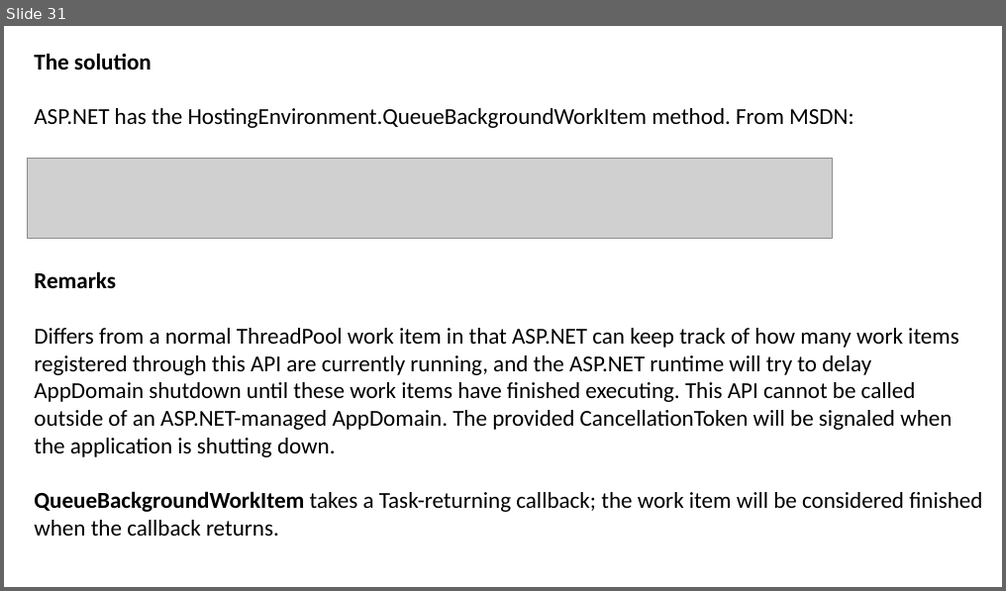
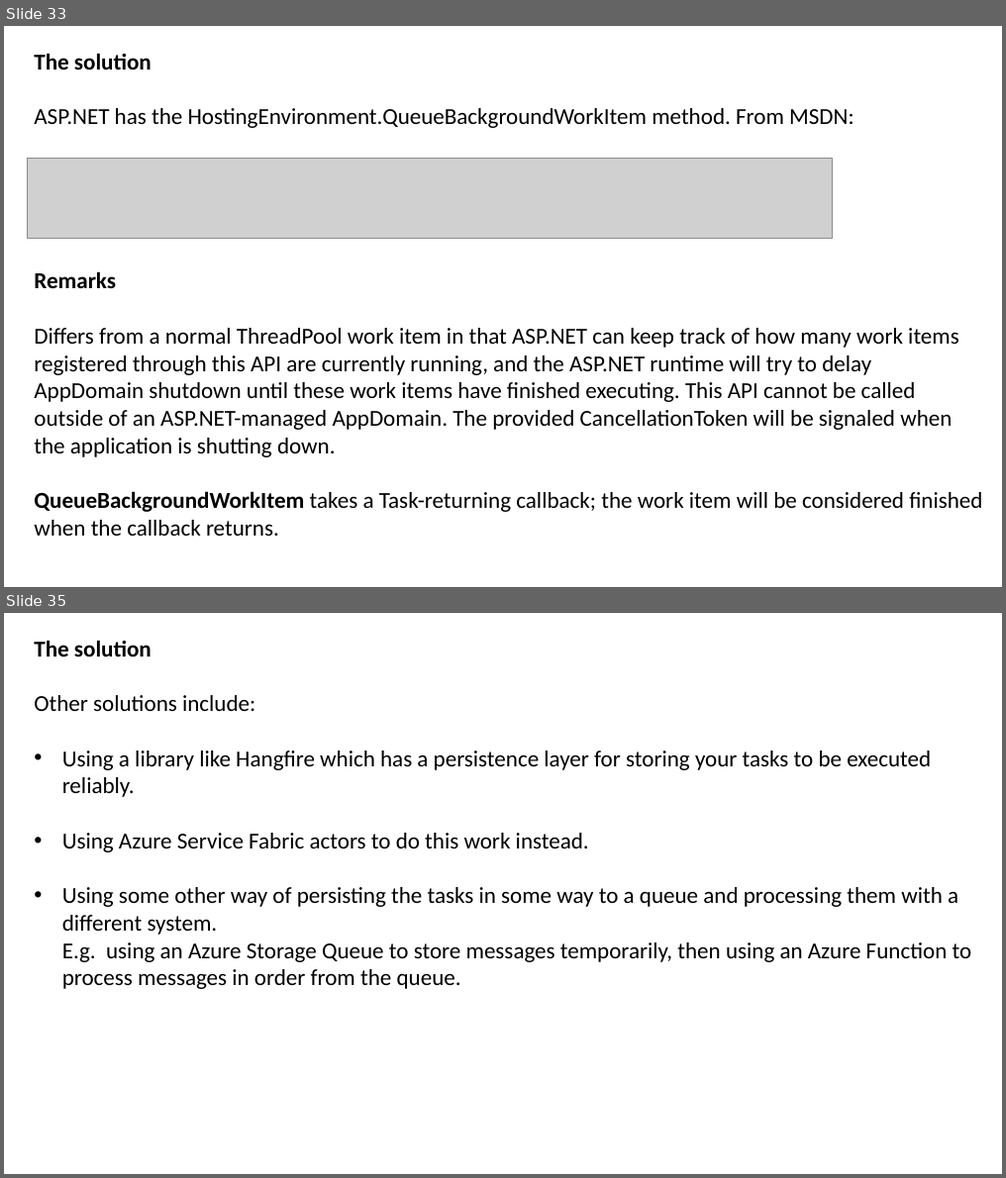
Before and after one commit to JoshKain/AsyncAwaitQuiz, a slide deck: Async and await presentation.pptx. Shown one above the other, each under a label of ours: slide 31 before the commit, slides 33 and 35 after it; the slides between them are not shown. The pictures are 1006x591 and 1006x1178 pixels, drawn with LibreOffice and Linux fonts; fonts in the diff are those of the drawing; grey boxes stand for pictures. Boxes give left, top, right and bottom in pixels: in the first picture for what was removed or moved away, otherwise in the second. Text is boxed around its words. In the diff, an @@ line names an element or a change of style, - is before the commit and + after.

```diff
--- a/Async and await presentation.pptx
+++ b/Async and await presentation.pptx
@@ slide 35 added at (4, 613, 1002, 1174), background #FFFFFF @@
@@ text added at (34, 640, 972, 989), 22 pt, text #000000 @@
+The solution
+Other solutions include:
+• Using a library like Hangfire which has a persistence layer for storing your tasks to be executed reliably.
+• Using Azure Service Fabric actors to do this work instead.
+• Using some other way of persisting the tasks in some way to a queue and processing them with a different system.
+  E.g. using an Azure Storage Queue to store messages temporarily, then using an Azure Function to process messages in order from the queue.
@@ what was slide 31 is now slide 33 @@
```
Also in this commit, not shown: 5 slides changed, 6 other slides added, 2 other files.
